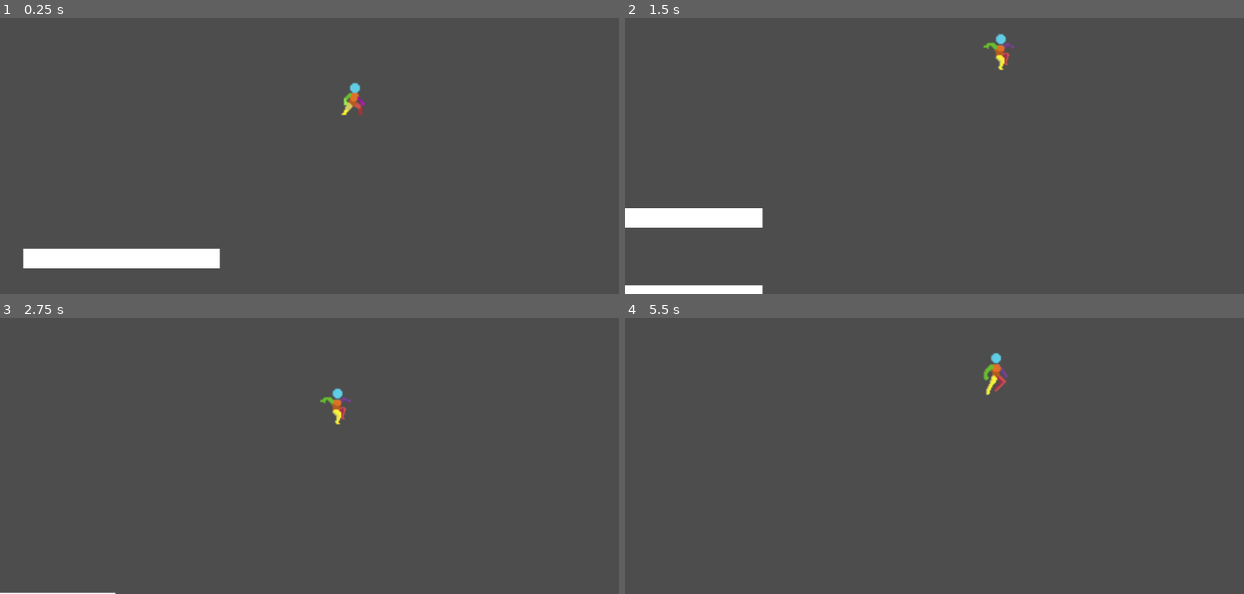
Above: before the commit, frames 1-4 (two rows, left to right).
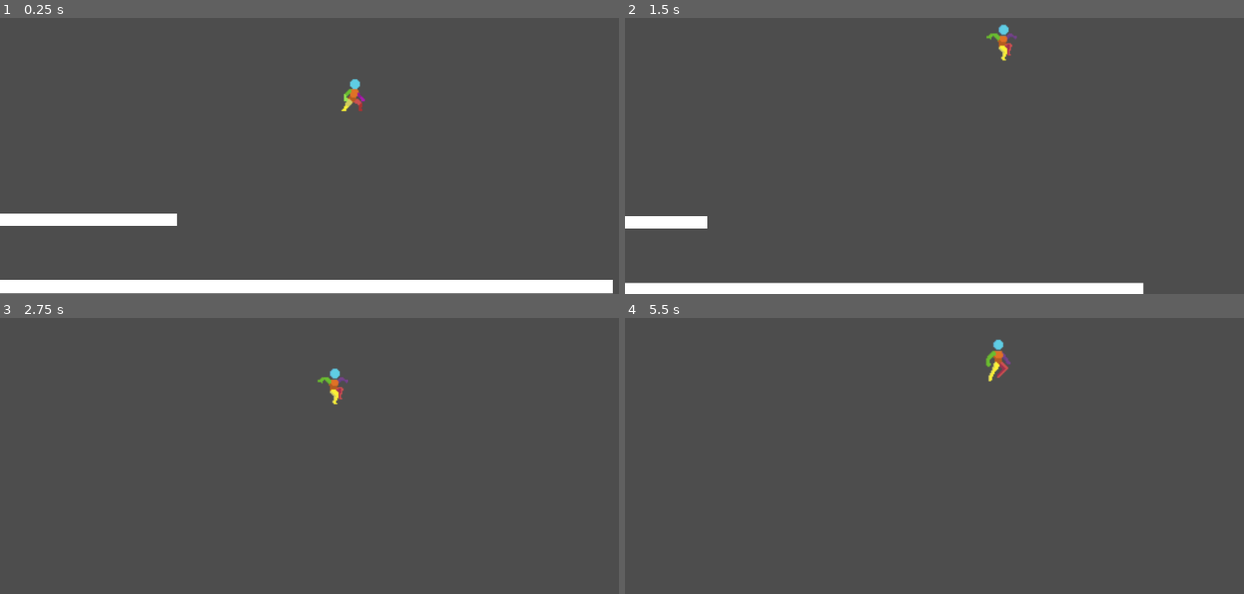
Above: after the commit, the same moments.

Repository: deanblackborough/godot-platformer
Game: Godot game, scene res://scenes/game.tscn
Two runs of this game, one before a commit and one after it. Both use one fixed random seed, a clock stepped at 60 frames per second and the inputs below.
Inputs:
- Up to frame 1 (0.25 s): no input
- Up to frame 2 (1.5 s): hold Right (moveRight) from 0.53 s (still down); tap Space (jump) at 0.6, 0.77, 1.07, 1.35 s
- Up to frame 3 (2.75 s): tap Space (jump) at 1.52, 1.82, 2.1 s; release Right (moveRight) at 2.03 s; hold Left (moveLeft) from 2.03 s (still down)
- Up to frame 4 (5.5 s): release Left (moveLeft) at 2.78 s; hold Right (moveRight) 2.78-4.28 s; tap Space (jump) at 2.85, 3.02, 3.32, 3.6, 3.77, 4.07, 4.35, 4.52, 4.82, 5.1 s; hold Left (moveLeft) 4.28-5.03 s; hold Right (moveRight) from 5.03 s (still down)

The runs differ from the first frame. In frame 1, 9.0% of the frame differs, in the area x 0-99%, y 22-100%; in frame 2, 4.3%; in frame 3, 0.6%; in frame 4, 0.5%.

Commit message:
Messing around with levels

Diff:
--- a/scenes/game.tscn
+++ b/scenes/game.tscn
@@ -2,7 +2,7 @@
 
 [ext_resource type="PackedScene" uid="uid://8kakpu88i1mo" path="res://scenes/player.tscn" id="1_uwrxv"]
 [ext_resource type="Script" uid="uid://dy2xjon041wsh" path="res://scripts/player.gd" id="2_yqjtg"]
-[ext_resource type="PackedScene" uid="uid://e3k1i0qhvjm2" path="res://scenes/ground.tscn" id="3_lnu2h"]
+[ext_resource type="PackedScene" uid="uid://0n1k1r6uju58" path="res://scenes/level_1.tscn" id="3_lnu2h"]
 
 [node name="Game" type="Node2D"]
 
@@ -11,14 +11,5 @@
 scale = Vector2(2, 2)
 script = ExtResource("2_yqjtg")
 
-[node name="Ground" parent="." instance=ExtResource("3_lnu2h")]
-position = Vector2(160, 374)
-scale = Vector2(5, 1)
-
-[node name="Ground2" parent="." instance=ExtResource("3_lnu2h")]
-position = Vector2(160, 500)
-scale = Vector2(5, 1)
-
-[node name="Ground2" parent="Ground2" instance=ExtResource("3_lnu2h")]
-position = Vector2(98.6, 145)
-scale = Vector2(5, 1)
+[node name="Level1" parent="." instance=ExtResource("3_lnu2h")]
+position = Vector2(-40, -223)
--- a/scenes/ground.tscn
+++ b/scenes/ground.tscn
@@ -1,16 +1,18 @@
 [gd_scene load_steps=3 format=3 uid="uid://e3k1i0qhvjm2"]
 
 [sub_resource type="QuadMesh" id="QuadMesh_7ylpw"]
-size = Vector2(64, 32)
+size = Vector2(50, 20)
 
 [sub_resource type="RectangleShape2D" id="RectangleShape2D_pybca"]
 custom_solver_bias = 1.0
-size = Vector2(64, 32)
+size = Vector2(50, 20)
 
 [node name="Ground" type="StaticBody2D"]
 
 [node name="MeshInstance2D" type="MeshInstance2D" parent="."]
+position = Vector2(0, -10)
 mesh = SubResource("QuadMesh_7ylpw")
 
 [node name="CollisionShape2D" type="CollisionShape2D" parent="."]
+position = Vector2(0, -10)
 shape = SubResource("RectangleShape2D_pybca")
--- /dev/null
+++ b/scenes/level_1.tscn
@@ -0,0 +1,13 @@
+[gd_scene load_steps=2 format=3 uid="uid://0n1k1r6uju58"]
+
+[ext_resource type="PackedScene" uid="uid://e3k1i0qhvjm2" path="res://scenes/ground.tscn" id="1_014kd"]
+
+[node name="Level1" type="Node2D"]
+
+[node name="Ground" parent="." instance=ExtResource("1_014kd")]
+position = Vector2(500, 650)
+scale = Vector2(20, 1.089)
+
+[node name="Ground2" parent="." instance=ExtResource("1_014kd")]
+position = Vector2(145, 540)
+scale = Vector2(5.8, 1)
--- a/scripts/player.gd
+++ b/scripts/player.gd
@@ -1,9 +1,9 @@
 extends CharacterBody2D
 
-@export var player_speed: float = 175.0;
-@export var player_jump_force: float = -375;
-@export var gravity: float = 25;
-@export var terminal_velocity: float = 500;
+@export var player_speed: float = 200.0;
+@export var player_jump_force: float = -425;
+@export var gravity: float = 20;
+@export var terminal_velocity: float = 525;
 
 func _physics_process(delta):
 
